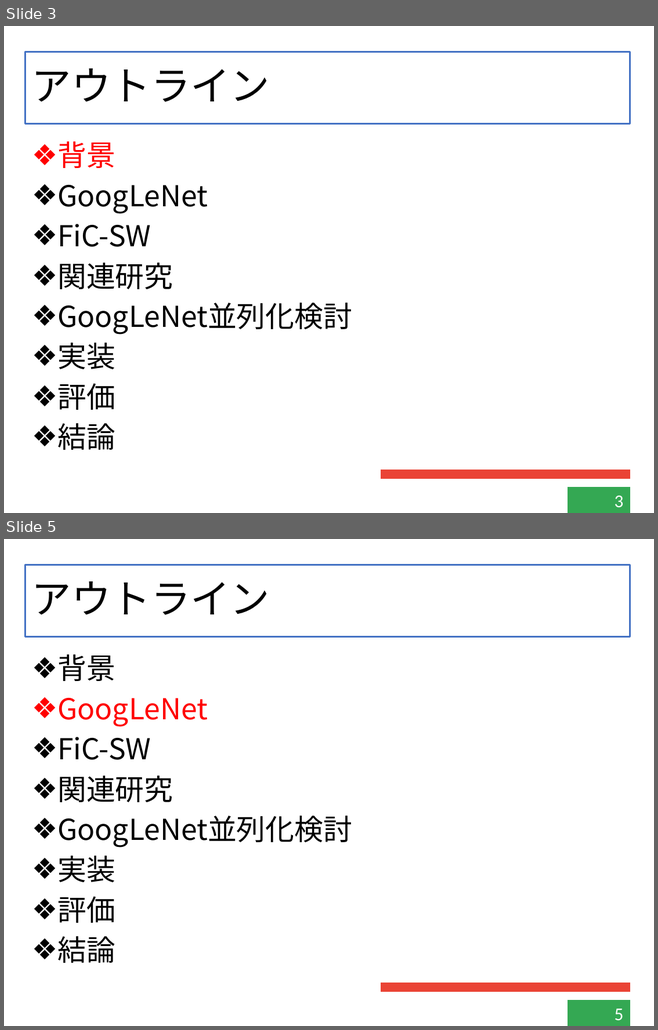
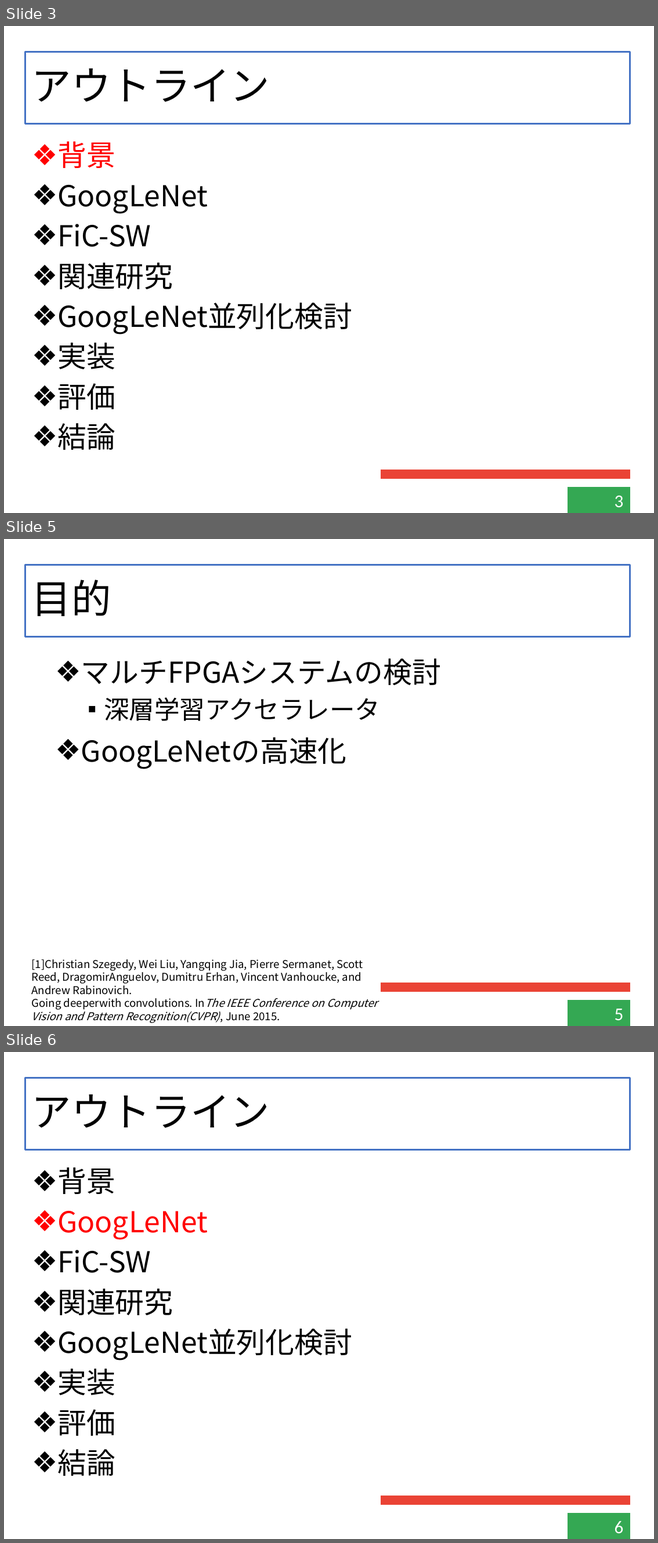
Before and after one commit to kensuke-iizuka/thesis, a slide deck: slide/graduate.pptx. Shown one above the other, each under a label of ours: slides 3 and 5 before the commit, slides 3, 5 and 6 after it; the slides between them are not shown. The pictures are 658x1030 and 658x1543 pixels, drawn with LibreOffice and Linux fonts; fonts in the diff are those of the drawing. Boxes give left, top, right and bottom in pixels: in the first picture for what was removed or moved away, otherwise in the second. Text is boxed around its words. In the diff, an @@ line names an element or a change of style, - is before the commit and + after.

```diff
--- a/slide/graduate.pptx
+++ b/slide/graduate.pptx
@@ slide 5 added at [4, 539, 654, 1026], background #FFFFFF; not listed: 4 template elements that a slide beside it also shows @@
@@ title added at [25, 565, 630, 636], outline #4472C4 2 pt, 44 pt, text #000000 @@
+目的
@@ text added at [81, 658, 441, 769], 32 pt, text #000000 @@
+❖ マルチFPGAシステムの検討
+  ▪ 深層学習アクセラレータ
+❖ GoogLeNetの高速化
@@ text added at [32, 959, 378, 1023], 12 pt, text #000000 @@
+[1]Christian Szegedy, Wei Liu, Yangqing Jia, Pierre Sermanet, Scott Reed, DragomirAnguelov, Dumitru Erhan, Vincent Vanhoucke, and Andrew Rabinovich.
+Going deeperwith convolutions. InThe IEEE Conference on Computer Vision and Pattern Recognition(CVPR), June 2015.
@@ page number added at [567, 1000, 630, 1026], fill #34A853, outline #34A853 0.75 pt, 20 pt, text #FFFFFF @@
+5
@@ what was slide 5 is now slide 6 @@
@@ page number at [614, 1521, 623, 1534]: text changed @@
-5
+6
```
Also in this commit, not shown: 16 slides changed, 3 other slides added, 8 other files.
